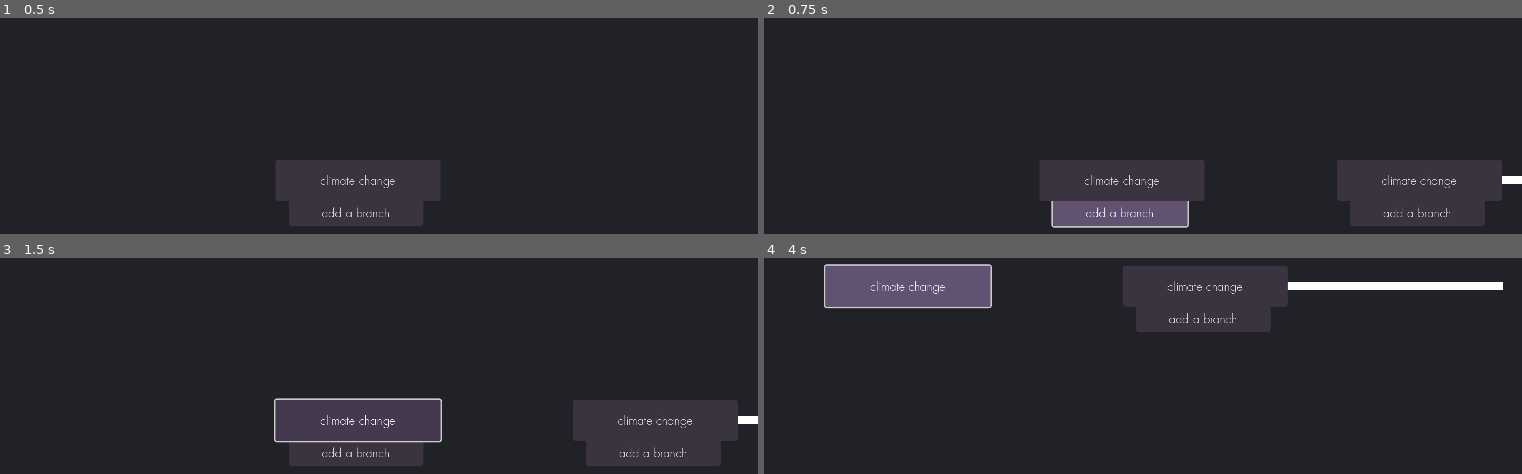
Above: before the commit, frames 1-4 (two rows, left to right).
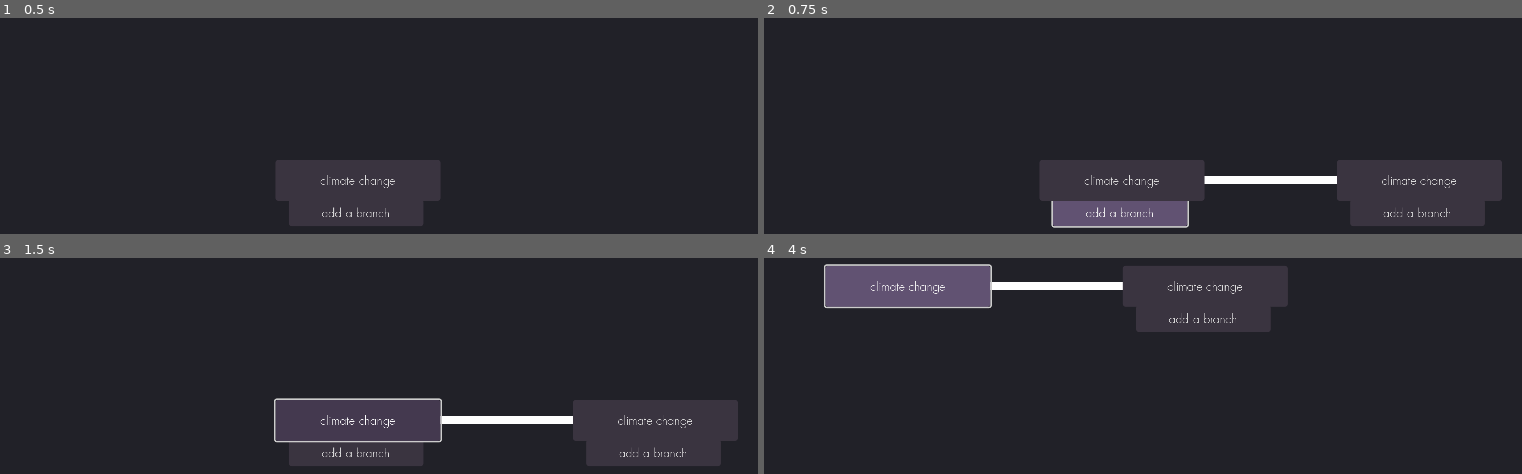
Above: after the commit, the same moments.

Repository: eqgy/understandingtree
Game: Godot game, scene res://understanding tree.tscn
Same seed, same stepped clock (60 frames per second), same inputs: the game is played once before the commit and once after it.
Inputs:
- Up to frame 1 (0.5 s): no input
- Up to frame 2 (0.75 s): click "add a branch" at 0.5 s
- Up to frame 3 (1.5 s): click "climate change" at 1.25 s
- Up to frame 4 (4 s): tap Enter at 2 s; hold D (right) 2.03-2.78 s; hold S (down) 2.78-3.53 s; hold D (right) from 3.53 s (still down)

Frame 1 is identical in both runs. In frame 2, 0.7% of the frame differs, in the area x 58-100%, y 73-77%; in frame 3, 0.7%; in frame 4, 1.7%, in the area x 29-98%, y 11-15%.

Commit message:
Lines are now functional.

Diff:
--- a/application iterations/iteration 1/a_node.gd
+++ b/application iterations/iteration 1/a_node.gd
@@ -19,9 +19,9 @@
 			if parent is Node2D && "too" in parent:
 				var line = Line2D.new()
 				var parent = get_parent()
-				line.global_position = parent.global_position
 				line.add_point(Vector2(0,0)) #add a point at its initital position
-				line.add_point(position)
+				line.add_point(-position)
+				#line.add_point(position)
 				add_child(line)
 			has_line = true
 # Called every frame. 'delta' is the elapsed time since the previous frame.
